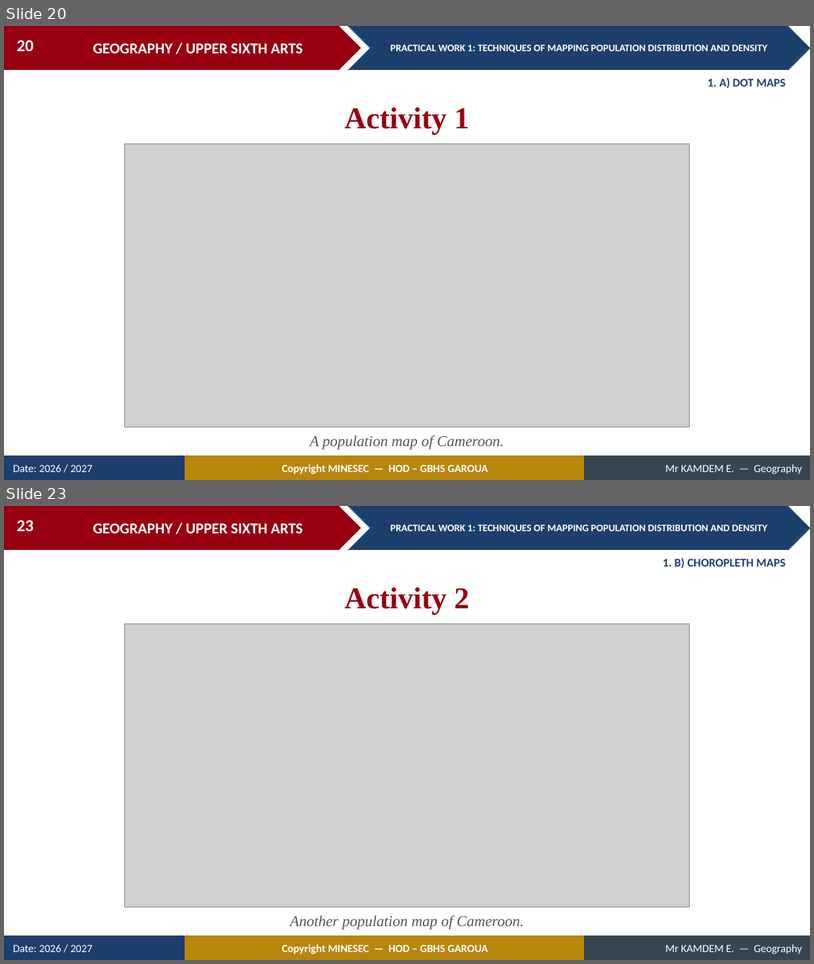
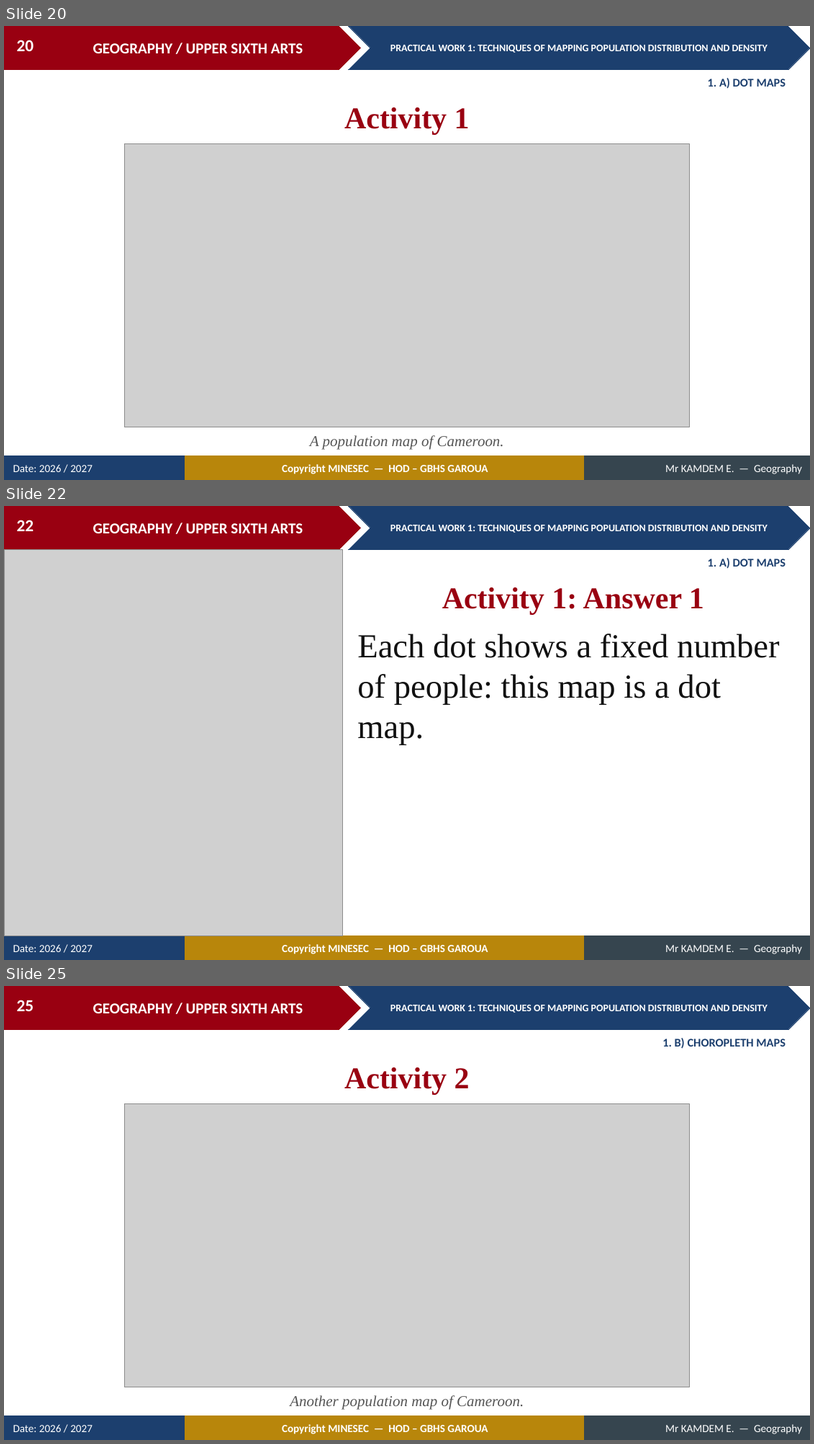
Before and after one commit to Berthautk/linea-github, a slide deck: lecons/USA/Population Geography/03_USA_POP_PW01_Techniques_of_Mapping_Population_Distribution_and_Density.pptx. Shown one above the other, each under a label of ours: slides 20 and 23 before the commit, slides 20, 22 and 25 after it; the slides between them are not shown. The pictures are 814x964 and 814x1444 pixels, drawn with LibreOffice and Linux fonts; fonts in the diff are those of the drawing; grey boxes stand for pictures. Boxes give left, top, right and bottom in pixels: in the first picture for what was removed or moved away, otherwise in the second. Text is boxed around its words. In the diff, an @@ line names an element or a change of style, - is before the commit and + after.

```diff
--- a/lecons/USA/Population Geography/03_USA_POP_PW01_Techniques_of_Mapping_Population_Distribution_and_Density.pptx
+++ b/lecons/USA/Population Geography/03_USA_POP_PW01_Techniques_of_Mapping_Population_Distribution_and_Density.pptx
@@ slide 22 added at (4,506,810,960), background #FFFFFF; not listed: 9 template elements that a slide beside it also shows @@
@@ page number added at (17,520,34,531), 20 pt, text #FFFFFF, bold @@
+22
@@ picture added at (4,549,343,936) @@
@@ text added at (708,558,787,569), 14 pt, text #1C3F6E, bold @@
+1. A) DOT MAPS
@@ text added at (442,587,705,614), 36 pt, text #990011, bold @@
+Activity 1: Answer 1
@@ text added at (358,633,779,745), 40 pt, text #111111 @@
+Each dot shows a fixed number of people: this map is a dot map.
@@ what was slide 23 is now slide 25 @@
@@ page number at (17,1000,34,1011): text changed @@
-23
+25
```
Also in this commit, not shown: 10 slides changed, 7 other slides added, 3 other files.
